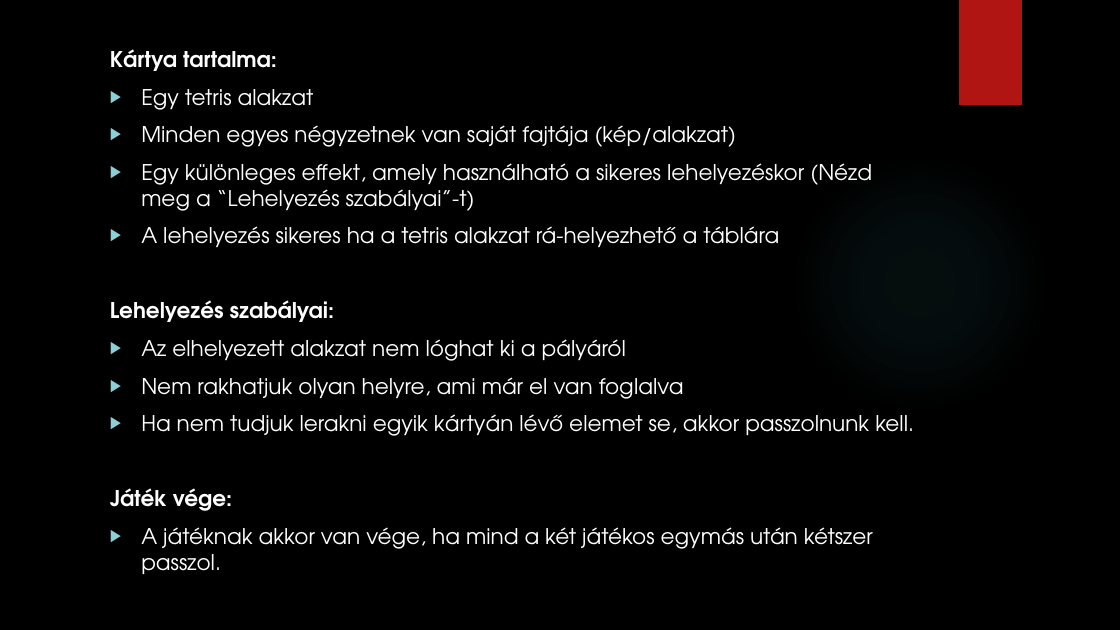
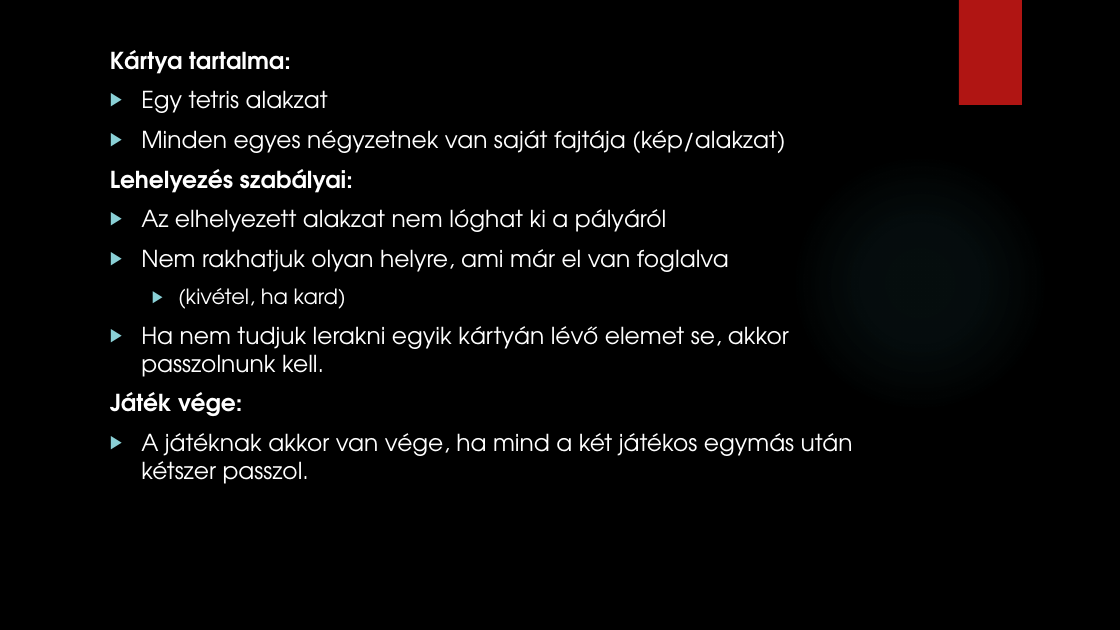
Before and after one commit to Balint837/Fantasy-Tetris-Game, a slide deck: slide 5 of FantasyTetrisGame.pptx. Drawn at 1120x630 pixels with LibreOffice and Linux fonts; fonts in the diff are those of the drawing; background and template pictures are left out. Boxes give left, top, right and bottom in pixels: in the first picture for what was removed or moved away, otherwise in the second. Text is boxed around its words. In the diff, an @@ line names an element or a change of style, - is before the commit and + after.

Commit message:
ppt update + css fixes

```diff
--- a/FantasyTetrisGame.pptx
+++ b/FantasyTetrisGame.pptx
@@ text at (x1=110, y1=50, x2=853, y2=484): size 18.5 to 20 pt @@
@@ text at (x1=141, y1=163, x2=872, y2=247): paragraphs removed @@
-▶ Egy különleges effekt, amely használható a sikeres lehelyezéskor (Nézd meg a “Lehelyezés szabályai”-t)
-▶ A lehelyezés sikeres ha a tetris alakzat rá-helyezhető a táblára
@@ text at (x1=178, y1=288, x2=346, y2=309): paragraph added @@
+  ▶ (kivétel, ha kard)
```
Also in this commit, not shown: 3 other slides changed, 4 other files.
